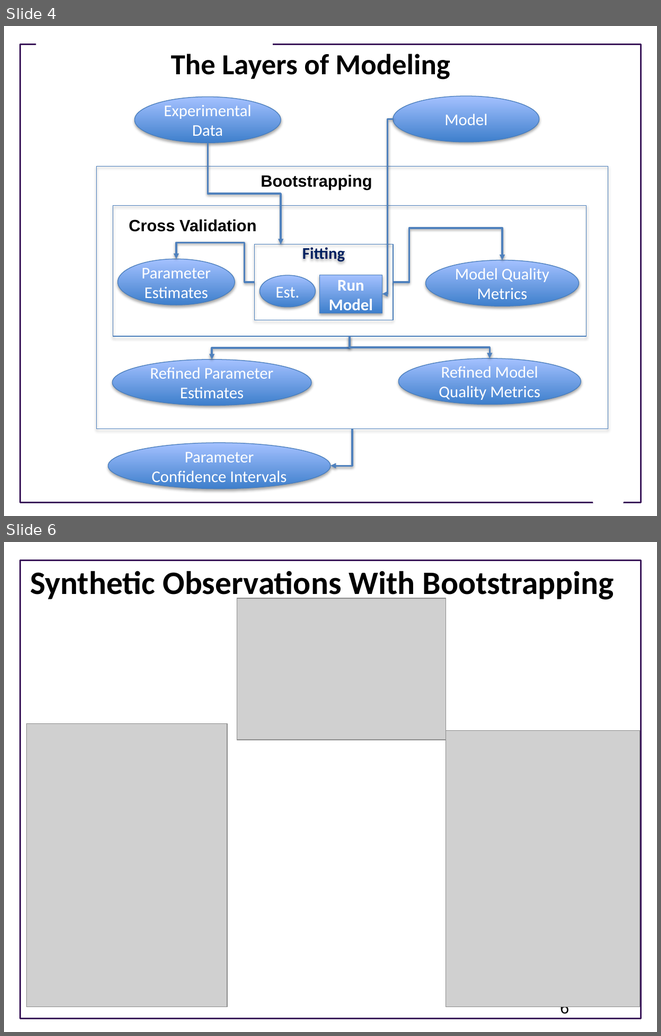
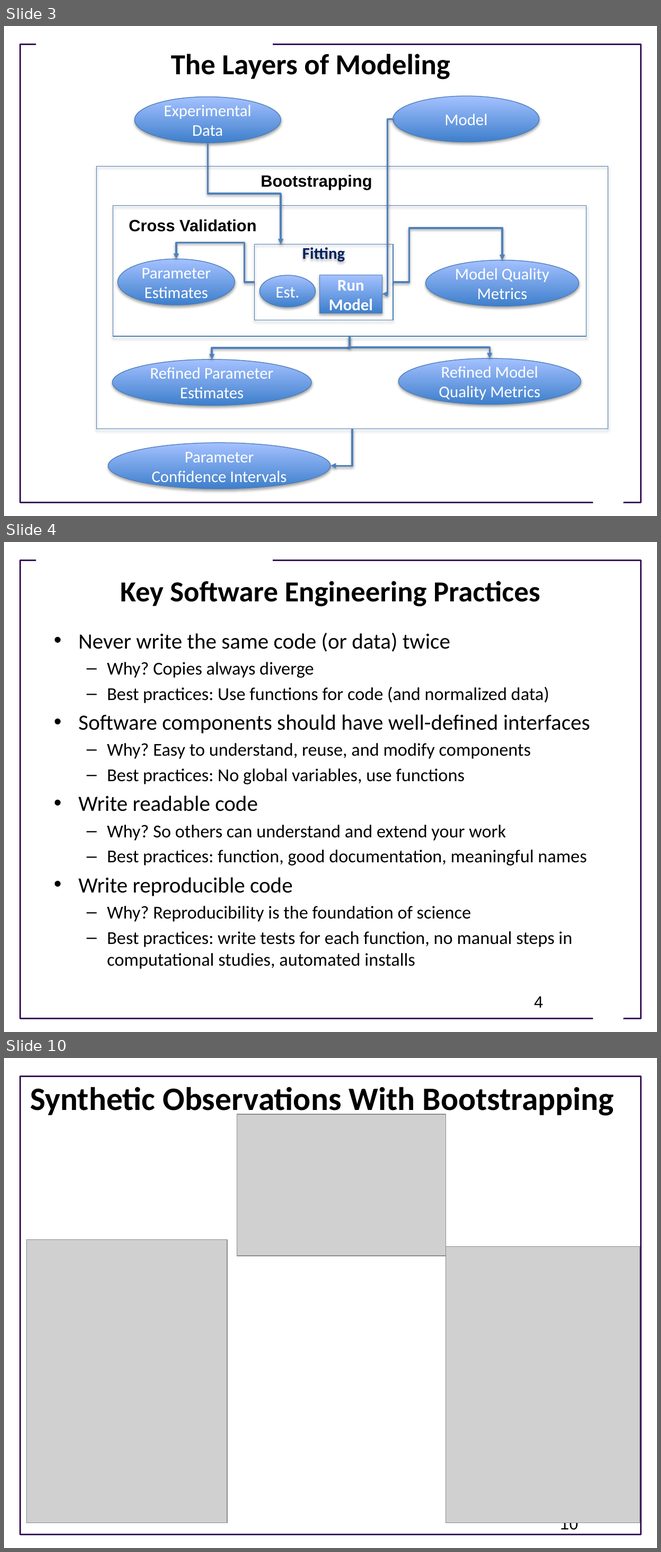
Before and after one commit to ModelEngineering/advancing-biomedical-models, a slide deck: lectures/lecture_11/Lecture_11_Parameter_Confidence_Intervals_With_Bootstrapping.pptx. Shown one above the other, each under a label of ours: slides 4 and 6 before the commit, slides 3, 4 and 10 after it; the slides between them are not shown. The pictures are 661x1036 and 661x1552 pixels, drawn with LibreOffice and Linux fonts; fonts in the diff are those of the drawing; grey boxes stand for pictures; background and template pictures are left out. Boxes give left, top, right and bottom in pixels: in the first picture for what was removed or moved away, otherwise in the second. Text is boxed around its words. In the diff, an @@ line names an element or a change of style, - is before the commit and + after.

```diff
--- a/lectures/lecture_11/Lecture_11_Parameter_Confidence_Intervals_With_Bootstrapping.pptx
+++ b/lectures/lecture_11/Lecture_11_Parameter_Confidence_Intervals_With_Bootstrapping.pptx
@@ slide 4 added at (4, 542, 657, 1032), background #FFFFFF; not listed: 3 template elements that a slide beside it also shows @@
@@ title added at (120, 581, 540, 607), 32 pt, text #000000, bold @@
+Key Software Engineering Practices
@@ text added at (78, 633, 590, 947), 20 pt, text #000000 @@
+• Never write the same code (or data) twice
+  – Why? Copies always diverge
+  – Best practices: Use functions for code (and normalized data)
+• Software components should have well-defined interfaces
+  – Why? Easy to understand, reuse, and modify components
+  – Best practices: No global variables, use functions
+• Write readable code
+  – Why? So others can understand and extend your work
+  – Best practices: function, good documentation, meaningful names
+• Write reproducible code
+  – Why? Reproducibility is the foundation of science
+  – Best practices: write tests for each function, no manual steps in computational studies, automated installs
@@ page number added at (534, 996, 543, 1007), 18 pt, text #000000 @@
+4
@@ what was slide 4 is now slide 3 @@
@@ what was slide 6 is now slide 10 @@
@@ page number at (560, 1522, 578, 1532): text changed @@
-6
+10
```
Also in this commit, not shown: 3 slides changed, 4 other slides added, 1 slide removed.
